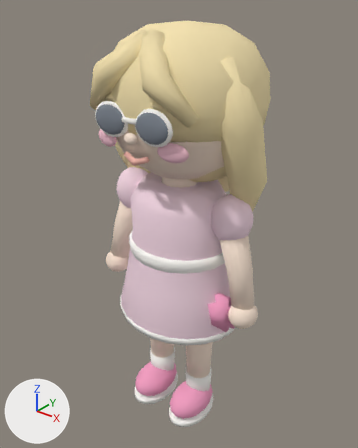
The FBX model CarrinhoSorvete_NovoProjeto/Assets/GirlPower/Orla3D/Models/Char_Barbie.fbx as it was, and as the next commit left it.
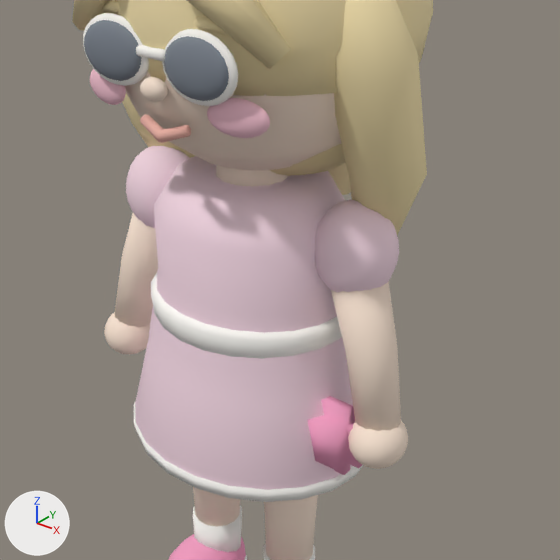
Each version is shown whole from a 50 mm camera at (1.074, -1.35, 1.692) aimed at (-0.037, 0.039, 0.831), then close up on the part from 15% to 93% of the width and 21% to 84% of the height. Lighting does not change. The marker at lower left points along +X, +Y and +Z. The older version's two pictures come first. Where no turn or scale is listed for an object, it has been applied to the vertices.

The first close-up shows 'Char_Barbie'.
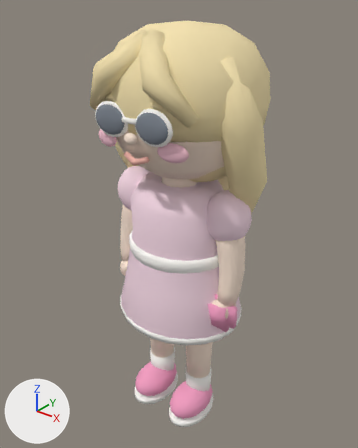
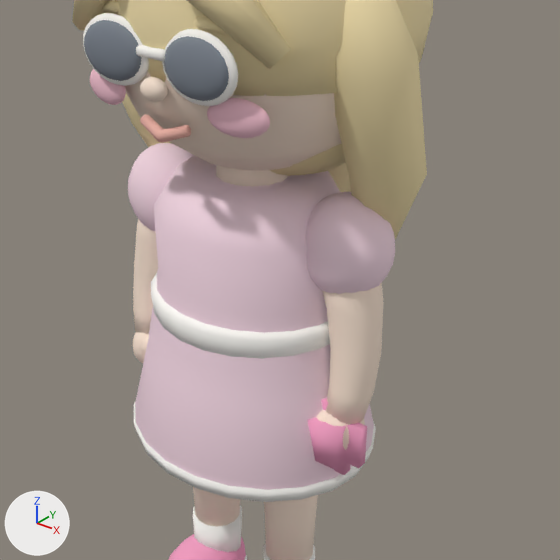
Changed parts and their boxes [x1, y1, x2, y2] in the close-ups (560 x 560 px; the box of a moved part takes in the faces that stretch with it):
part 1 of me_char_barbie, added (mostly hidden)
    after: [141, 336, 149, 354]
part 2 of me_char_barbie, added (mostly hidden)
    after: [316, 410, 326, 422]
part 3 of me_char_barbie, moved or reshaped
    before: [104, 146, 408, 469]
    after: [128, 143, 395, 450]
part 4 of me_char_barbie, recoloured
    before: [393, 421, 405, 439]

The edits, one by one:
me_char_barbie is used by ob_char_barbie; location (0.0, 0.0, 0.0).
me_char_barbie had 5401 vertices, 5645 faces and spanned x -0.37..0.37, y -0.29..0.38, z 0.0..1.58.
me_char_barbie now has 5621 vertices, 5869 faces and spans x -0.34..0.34, y -0.29..0.38, z 0.0..1.58.
me_char_barbie part 1: a new loose piece of 110 vertices spanning x -0.24..-0.2, y -0.09..-0.03, z 0.59..0.64, in mat_ac_skinlight (pale yellow #fbe6d4).
me_char_barbie part 2: a new loose piece of 110 vertices spanning x 0.2..0.24, y -0.09..-0.03, z 0.59..0.64, in mat_ac_skinlight (pale yellow #fbe6d4).
me_char_barbie part 3: 589 vertices moved from x -0.37..0.37, y -0.09..0.07, z 0.55..1.03 to x -0.3..0.3, y -0.09..0.08, z 0.55..1.04; 283 vertices removed from x -0.36..0.37, y -0.09..0.07, z 0.55..1.04; 283 vertices added at x -0.3..0.3, y -0.09..0.07, z 0.55..1.05.
me_char_barbie part 4: 13 faces spanning x 0.13..0.2, y -0.03..0.07, z 0.85..0.95 switch from mat_ac_skinlight (pale yellow #fbe6d4) to mat_ac_pinksoft (pale pink #f9dce8).
